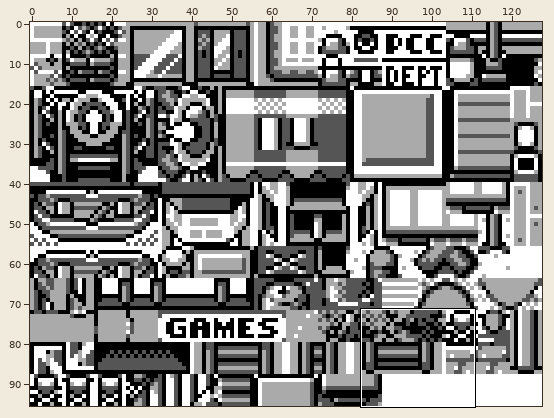
Sprite sheet: gfx/tilesets/johto_modern.johto_common.png. The picture above shows the old version from afar; the outline marks the close-up.
Close-up. Before:
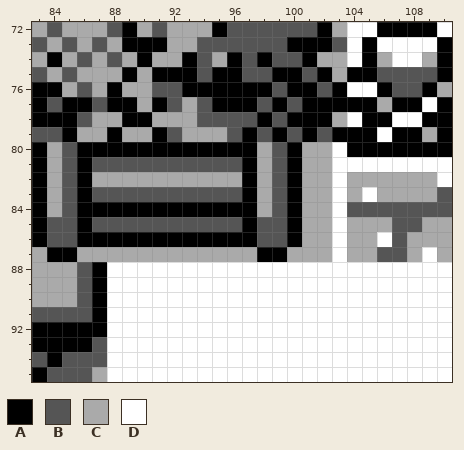
The file is 128x96 pixels. Shown: x 83..110, y 72..95.
Palette (. is transparent): A #000000  B #555555  C #aaaaaa  D #ffffff
Pixels before, first column x 83:
72 CBCCCBACBCCCABBBBBBACDDAAAAD
73 BCBCBCAAACCBBBBBBAAABDADDDDA
74 CACBCBCACCABCABABBACCDACDDCA
75 BCBCCCACAAABAABBAABACAABBBBA
76 AACBCACCBBAAAAAABAABADDABBAC
77 ABAABAACABCBAAABABAAAAACAADA
78 AAABCCAACCCBBBBABAAACDAADDAA
79 BBACCACCABCCCBABABABAAADAACA
80 ACBAAAAAAAAAAAACBACCDAAAAAAA
81 ACBABBBBBBBBBBACBACCDDDDDDDD
82 ACBACCCCCCCCCCACBACCDCCCCCCD
83 ACBABBBBBBBBBBACBACCDCDCCCCB
84 ACBAAAAAAAAAAAACBACCDBBBBBBB
85 ABBABBBBBBBBBBABBACCDCCCBBCC
86 ABBAAAAAAAAAAAABBACCDCCDBCCC
87 CAACCCCCCCCCCCCAACCCDCCBBCDC
88 CCCBADDDDDDDDDDDDDDDDDDDDDDD
89 CCCBADDDDDDDDDDDDDDDDDDDDDDD
90 CCCBADDDDDDDDDDDDDDDDDDDDDDD
91 BBBBADDDDDDDDDDDDDDDDDDDDDDD
92 AAAAADDDDDDDDDDDDDDDDDDDDDDD
93 AAAABDDDDDDDDDDDDDDDDDDDDDDD
94 BABBBDDDDDDDDDDDDDDDDDDDDDDD
95 ABBBCDDDDDDDDDDDDDDDDDDDDDDD
And afterwards:
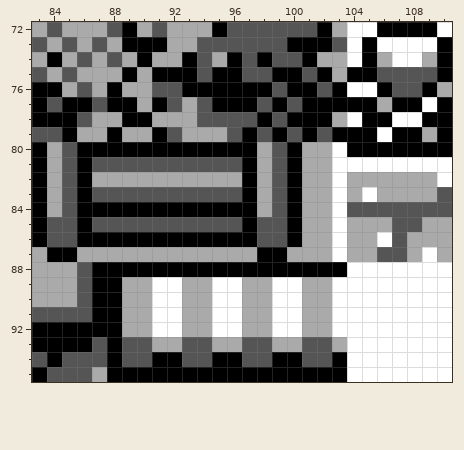
Change:
Changed rows in their new state; - is an unchanged pixel.
first column x 88:
88 AAAAAAAAAAAAAAAA
89 ACC--CC--CC--CC-
90 ACC--CC--CC--CC-
91 ACC--CC--CC--CC-
92 ACC--CC--CC--CC-
93 ABBCCBBCCBBCCBBC
94 ABBAABBAABBAABBA
95 AAAAAAAAAAAAAAAA
Where, in picture pixels (left, top, right, bottom), the same in both close-ups:
changed: (107, 262, 347, 382)
